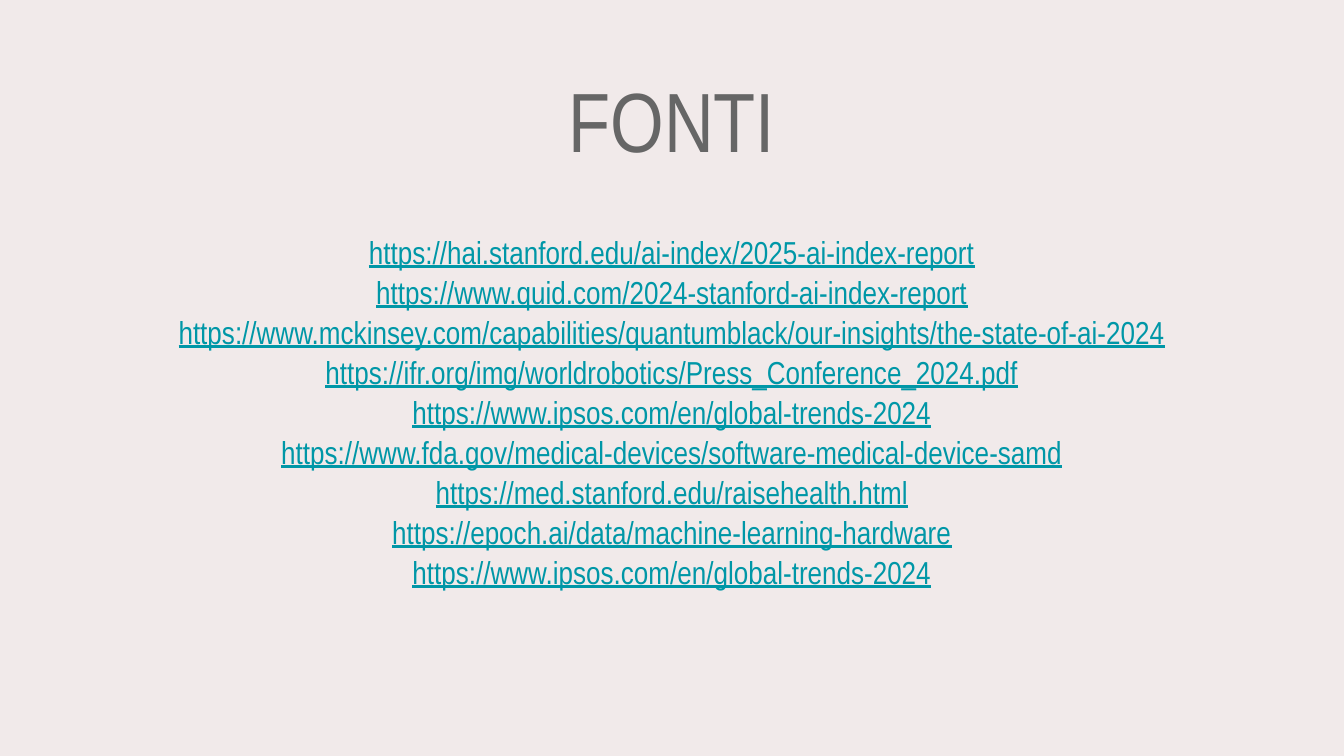
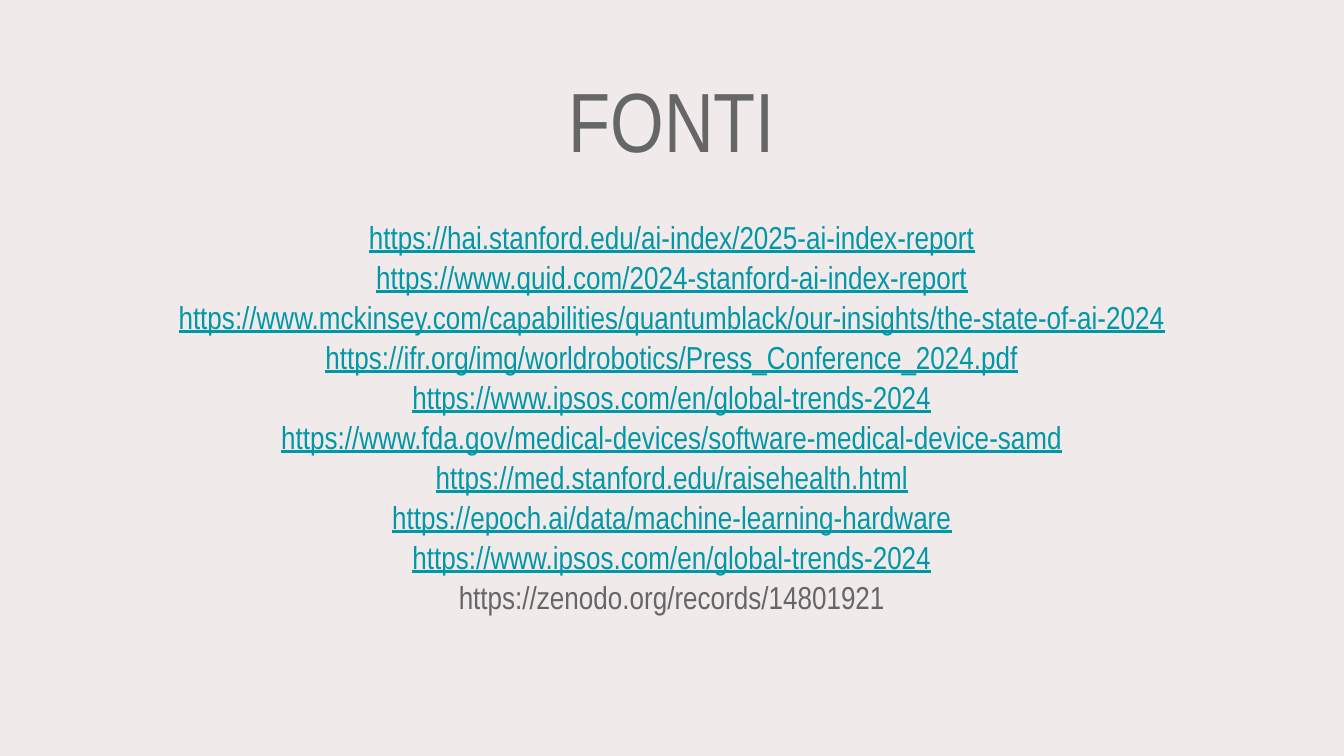
Before and after one commit to Alit54/UniMi---Scientific-Visualization, a slide deck: slide 33 of presentation.odp (slide 31 before the commit). Drawn at 1344x756 pixels with LibreOffice and Linux fonts; fonts in the diff are those of the drawing. Boxes give left, top, right and bottom in pixels: in the first picture for what was removed or moved away, otherwise in the second. Text is boxed around its words. In the diff, an @@ line names an element or a change of style, - is before the commit and + after.

```diff
--- a/presentation.odp
+++ b/presentation.odp
@@ subtitle "https://hai.stanford.edu/ai-index/2025-ai-index-report": place and size @@
-subtitle "https://hai.stanford.edu/ai-index/2025-ai-index-report" at [179,241,1164,590]
+subtitle "https://hai.stanford.edu/ai-index/2025-ai-index-report" at [179,226,1164,615]
@@ subtitle at [459,586,885,615]: paragraph added @@
+https://zenodo.org/records/14801921
```
Also in this commit, not shown: 1 other slide changed, 2 slides added, 4 other files.
